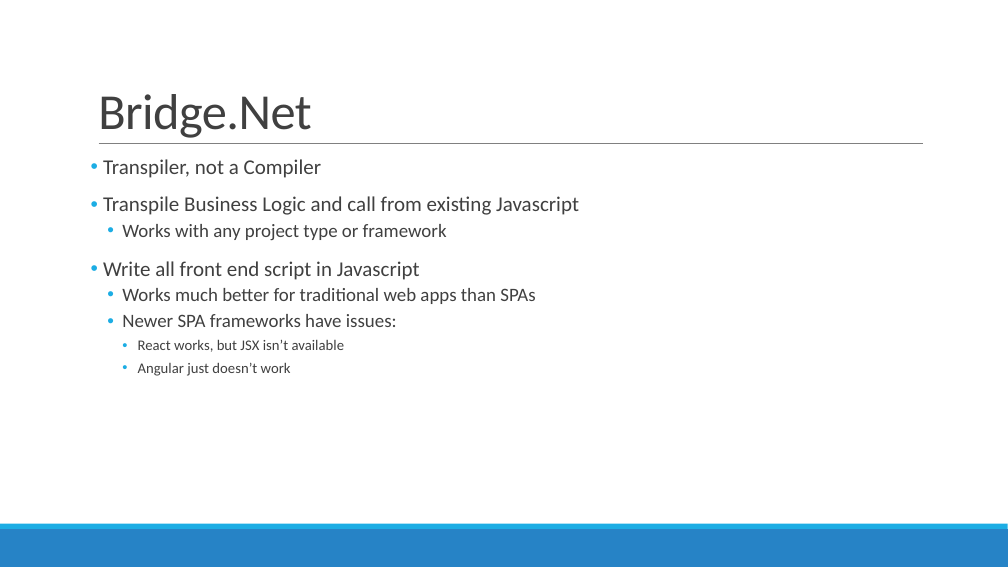
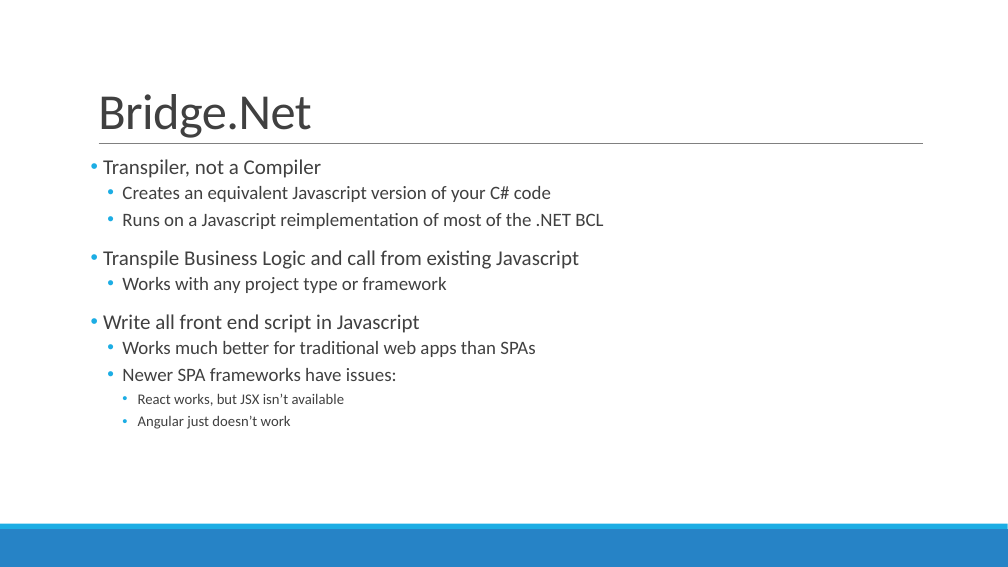
Before and after one commit to mrosack/presentations, a slide deck: slide 3 of bridge.net/bridge-net.pptx. Drawn at 1008x567 pixels with LibreOffice and Linux fonts; fonts in the diff are those of the drawing. Boxes give left, top, right and bottom in pixels: in the first picture for what was removed or moved away, otherwise in the second. Text is boxed around its words. In the diff, an @@ line names an element or a change of style, - is before the commit and + after.

```diff
--- a/bridge.net/bridge-net.pptx
+++ b/bridge.net/bridge-net.pptx
@@ text at [122,186,603,229]: paragraphs added @@
+  • Creates an equivalent Javascript version of your C# code
+  • Runs on a Javascript reimplementation of most of the .NET BCL
```
Also in this commit, not shown: 4 other slides changed, 2 slides added, 1 other file.
